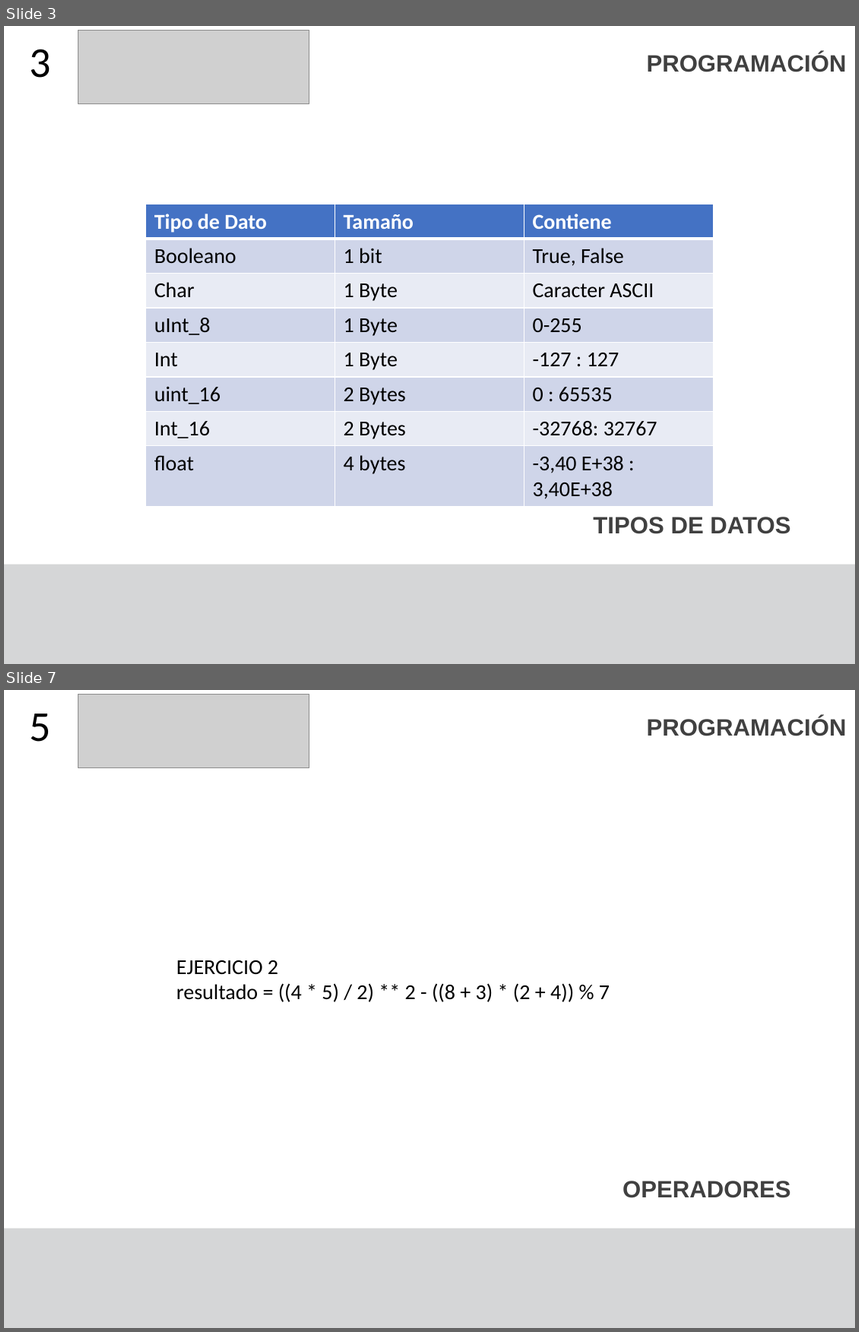
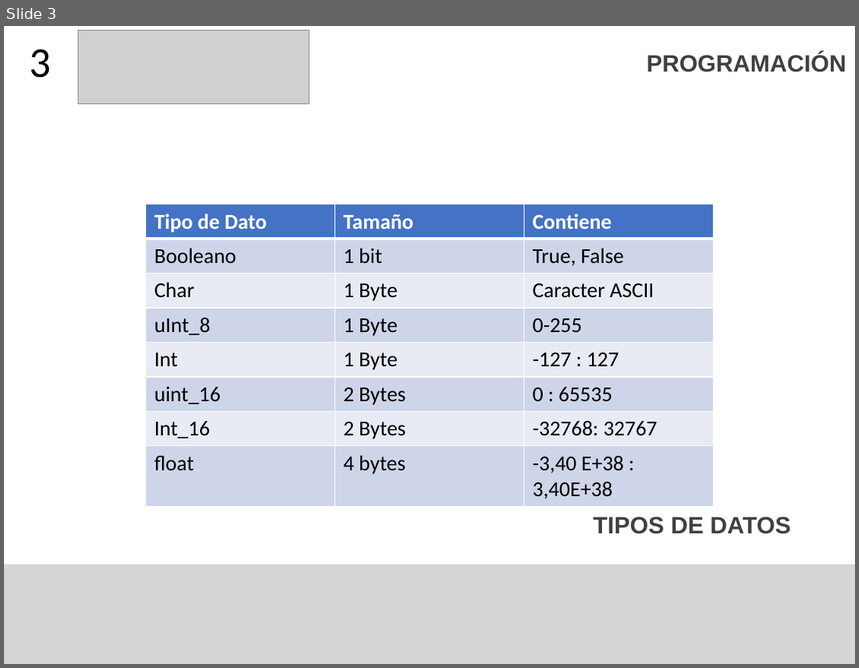
Before and after one commit to F4bian1012/Intro_Programacion, a slide deck: Sesion_1/Tipos de datos.pptx. Shown one above the other, each under a label of ours: slides 3 and 7 before the commit, slide 3 after it; the slides between them are not shown. The pictures are 859x1332 and 859x668 pixels, drawn with LibreOffice and Linux fonts; fonts in the diff are those of the drawing; grey boxes stand for pictures. Boxes give left, top, right and bottom in pixels: in the first picture for what was removed or moved away, otherwise in the second. Text is boxed around its words. In the diff, an @@ line names an element or a change of style, - is before the commit and + after.

```diff
--- a/Sesion_1/Tipos de datos.pptx
+++ b/Sesion_1/Tipos de datos.pptx
@@ slide 7 removed at <box>4,690,855,1328</box>, background #FFFFFF; not listed: 1 template element that a slide beside it also shows @@
@@ picture removed at <box>78,695,310,768</box> @@
@@ title removed at <box>30,714,51,742</box> @@
-5
@@ text removed at <box>647,717,847,736</box> @@
-PROGRAMACIÓN
@@ text removed at <box>177,961,610,1002</box> @@
-EJERCICIO 2
-resultado = ((4 * 5) / 2) ** 2 - ((8 + 3) * (2 + 4)) % 7
@@ text removed at <box>623,1181,791,1198</box> @@
-OPERADORES
```
Also in this commit, not shown: 2 slides changed, 7 other slides removed, 2 other files.
